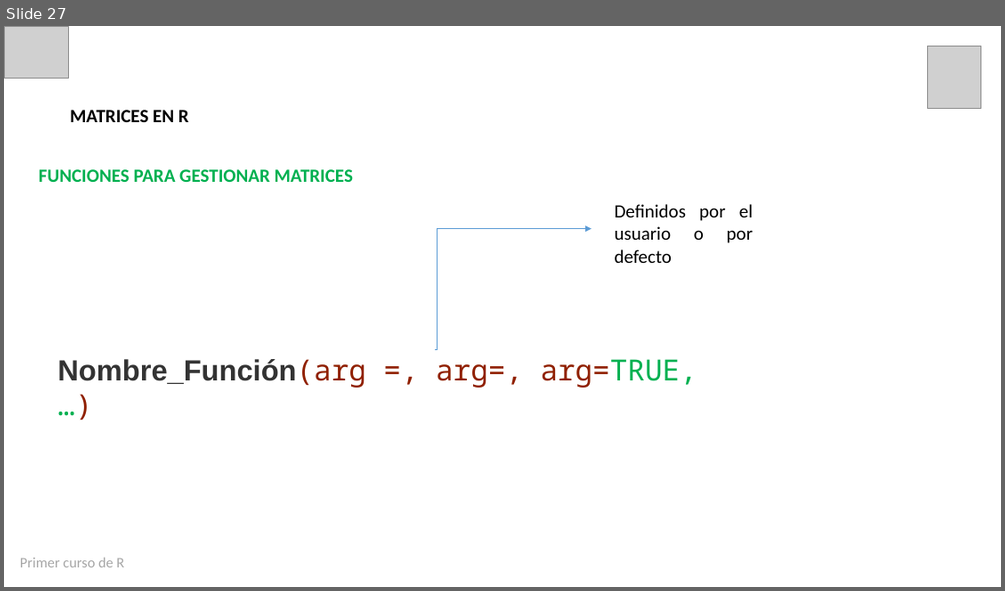
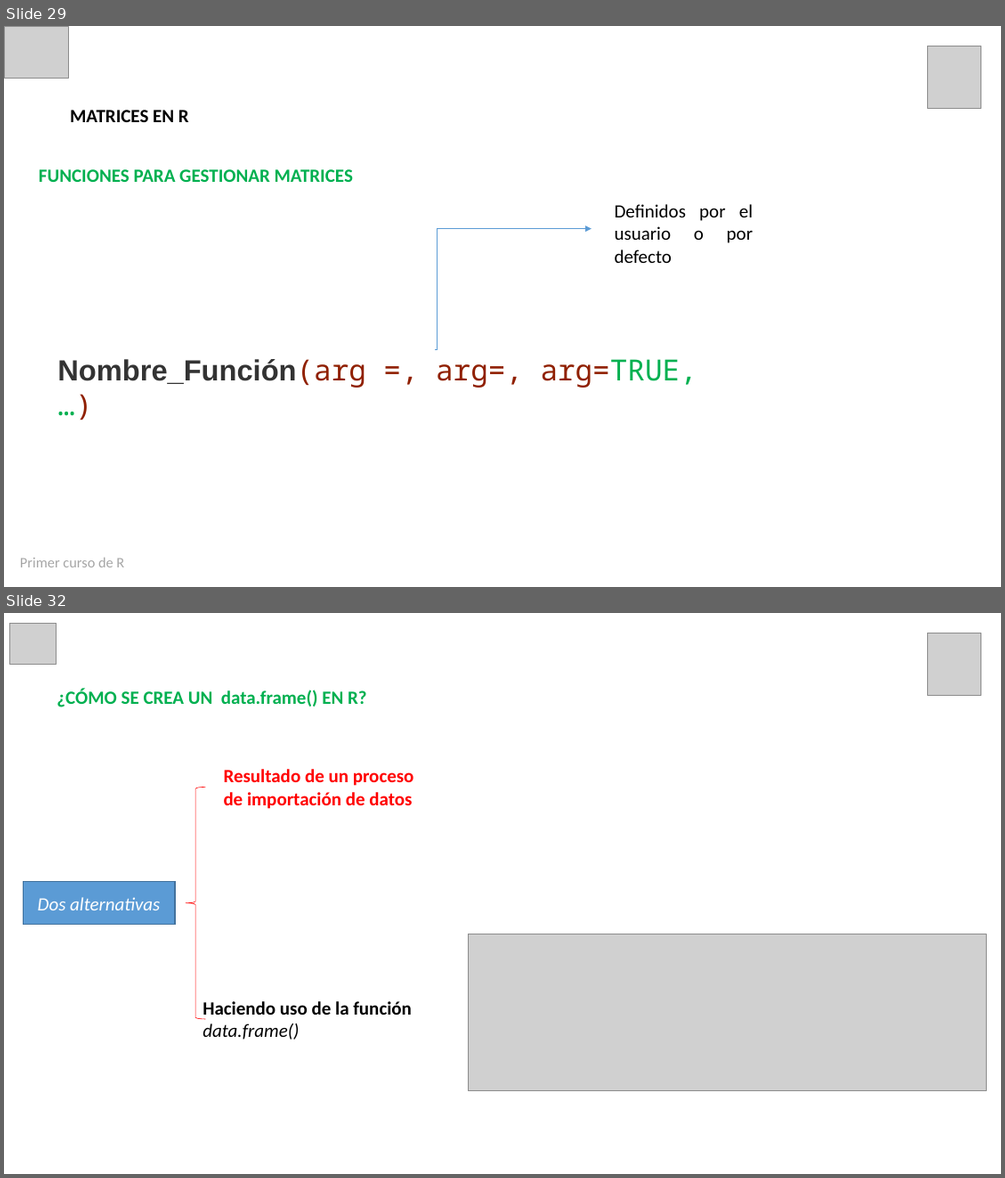
Before and after one commit to estadisticaun/Rbasico, a slide deck: Presentaciones/Presentación Sesión 3 21-08-2020.pptx. Shown one above the other, each under a label of ours: slide 27 before the commit, slides 29 and 32 after it; the slides between them are not shown. The pictures are 1005x591 and 1005x1178 pixels, drawn with LibreOffice and Linux fonts; fonts in the diff are those of the drawing; grey boxes stand for pictures. Boxes give left, top, right and bottom in pixels: in the first picture for what was removed or moved away, otherwise in the second. Text is boxed around its words. In the diff, an @@ line names an element or a change of style, - is before the commit and + after.

```diff
--- a/Presentaciones/Presentación Sesión 3 21-08-2020.pptx
+++ b/Presentaciones/Presentación Sesión 3 21-08-2020.pptx
@@ slide 32 added at (4, 613, 1001, 1174), background #FFFFFF @@
@@ picture added at (9, 623, 57, 664) @@
@@ picture added at (928, 633, 981, 695) @@
@@ text added at (57, 689, 367, 707), 18 pt, text #00B050, bold @@
+¿CÓMO SE CREA UN data.frame() EN R?
@@ text added at (224, 769, 414, 809), 18 pt, text #FF0000, bold @@
+Resultado de un proceso de importación de datos
@@ left brace added at (186, 787, 206, 1019), outline #FF0000 0.5 pt @@
@@ rectangle added at (23, 882, 175, 925), fill #5B9BD5, outline #43739E 1 pt, 18 pt, text #FFFFFF, italic @@
+Dos alternativas
@@ picture added at (468, 934, 987, 1091) @@
@@ text added at (202, 1001, 412, 1039), 18 pt, text #000000, bold @@
+Haciendo uso de la función data.frame()
@@ what was slide 27 is now slide 29 @@
```
Also in this commit, not shown: 12 slides changed, 16 other slides added, 21 other files.
